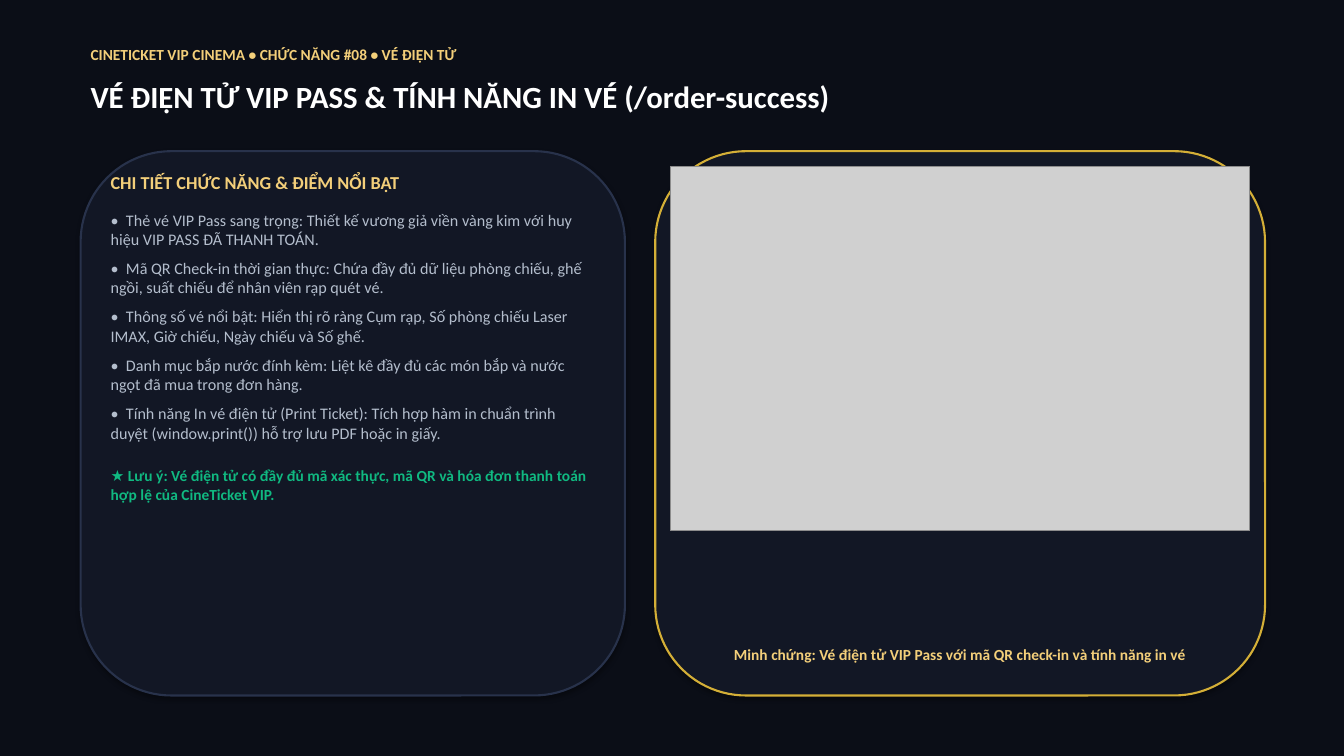
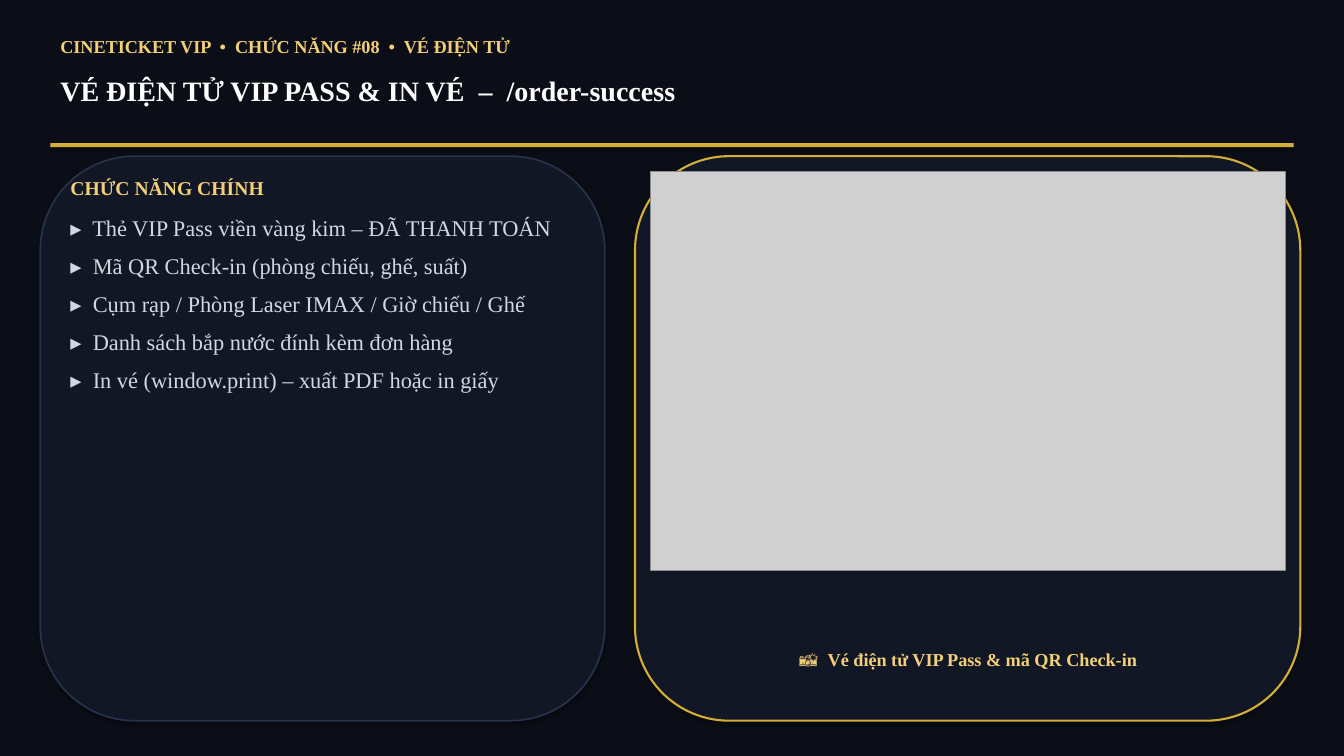
Before and after one commit to hathao109207-oss/hathao, a slide deck: slide 9 of BaoCao_ChucNang_CineTicket.pptx. Drawn at 1344x756 pixels with LibreOffice and Linux fonts; fonts in the diff are those of the drawing; grey boxes stand for pictures. Boxes give left, top, right and bottom in pixels: in the first picture for what was removed or moved away, otherwise in the second. Text is boxed around its words. In the diff, an @@ line names an element or a change of style, - is before the commit and + after.

Commit message:
style(pptx): font Times New Roman 16, noi dung rut gon theo tu khoa

```diff
--- a/BaoCao_ChucNang_CineTicket.pptx
+++ b/BaoCao_ChucNang_CineTicket.pptx
@@ text at (x1=60, y1=39, x2=510, y2=57): text changed; size 11 to 13 pt; font Calibri to Times New Roman @@
-CINETICKET VIP CINEMA • CHỨC NĂNG #08 • VÉ ĐIỆN TỬ
+CINETICKET VIP • CHỨC NĂNG #08 • VÉ ĐIỆN TỬ
@@ text at (x1=60, y1=80, x2=676, y2=107): text changed; size 22 to 20 pt; font Calibri to Times New Roman @@
-VÉ ĐIỆN TỬ VIP PASS & TÍNH NĂNG IN VÉ (/order-success)
+VÉ ĐIỆN TỬ VIP PASS & IN VÉ – /order-success
@@ rectangle added at (x1=50, y1=143, x2=1294, y2=147), fill #D4AF37 @@
@@ rounded rectangle resized from (x1=81, y1=151, x2=625, y2=696) to (x1=40, y1=156, x2=605, y2=721) @@
@@ rounded rectangle at (x1=40, y1=156, x2=605, y2=721): outline #28324B 1.5 pt to #28324B 1.2 pt @@
@@ rounded rectangle resized from (x1=655, y1=151, x2=1265, y2=696) to (x1=635, y1=156, x2=1301, y2=721) @@
@@ picture resized from (x1=670, y1=166, x2=1250, y2=530) to (x1=650, y1=171, x2=1286, y2=571) @@
@@ text at (x1=70, y1=180, x2=551, y2=393): text changed; size 11.5 to 16 pt; font Calibri to Times New Roman; text colour #B4BECD to #D2D7E1 @@
-CHI TIẾT CHỨC NĂNG & ĐIỂM NỔI BẬT
-• Thẻ vé VIP Pass sang trọng: Thiết kế vương giả viền vàng kim với huy hiệu VIP PASS ĐÃ THANH TOÁN.
-• Mã QR Check-in thời gian thực: Chứa đầy đủ dữ liệu phòng chiếu, ghế ngồi, suất chiếu để nhân viên rạp quét vé.
-• Thông số vé nổi bật: Hiển thị rõ ràng Cụm rạp, Số phòng chiếu Laser IMAX, Giờ chiếu, Ngày chiếu và Số ghế.
-• Danh mục bắp nước đính kèm: Liệt kê đầy đủ các món bắp và nước ngọt đã mua trong đơn hàng.
-• Tính năng In vé điện tử (Print Ticket): Tích hợp hàm in chuẩn trình duyệt (window.print()) hỗ trợ lưu PDF hoặc in giấy.
-★ Lưu ý: Vé điện tử có đầy đủ mã xác thực, mã QR và hóa đơn thanh toán hợp lệ của CineTicket VIP.
+CHỨC NĂNG CHÍNH
+▸ Thẻ VIP Pass viền vàng kim – ĐÃ THANH TOÁN
+▸ Mã QR Check-in (phòng chiếu, ghế, suất)
+▸ Cụm rạp / Phòng Laser IMAX / Giờ chiếu / Ghế
+▸ Danh sách bắp nước đính kèm đơn hàng
+▸ In vé (window.print) – xuất PDF hoặc in giấy
@@ text at (x1=828, y1=653, x2=1137, y2=670): text changed; size 11 to 13 pt; font Calibri to Times New Roman @@
-Minh chứng: Vé điện tử VIP Pass với mã QR check-in và tính năng in vé
+📸 Vé điện tử VIP Pass & mã QR Check-in
```
Also in this commit, not shown: 15 other slides changed, 1 other file.
